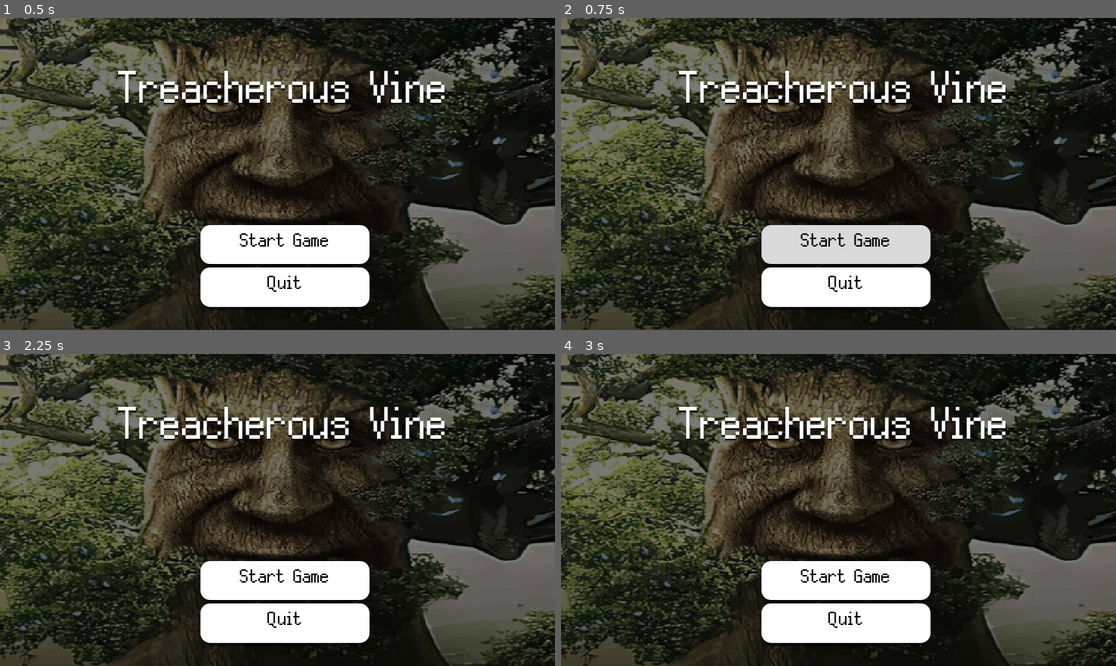
Above: before the commit, frames 1-4 (two rows, left to right).
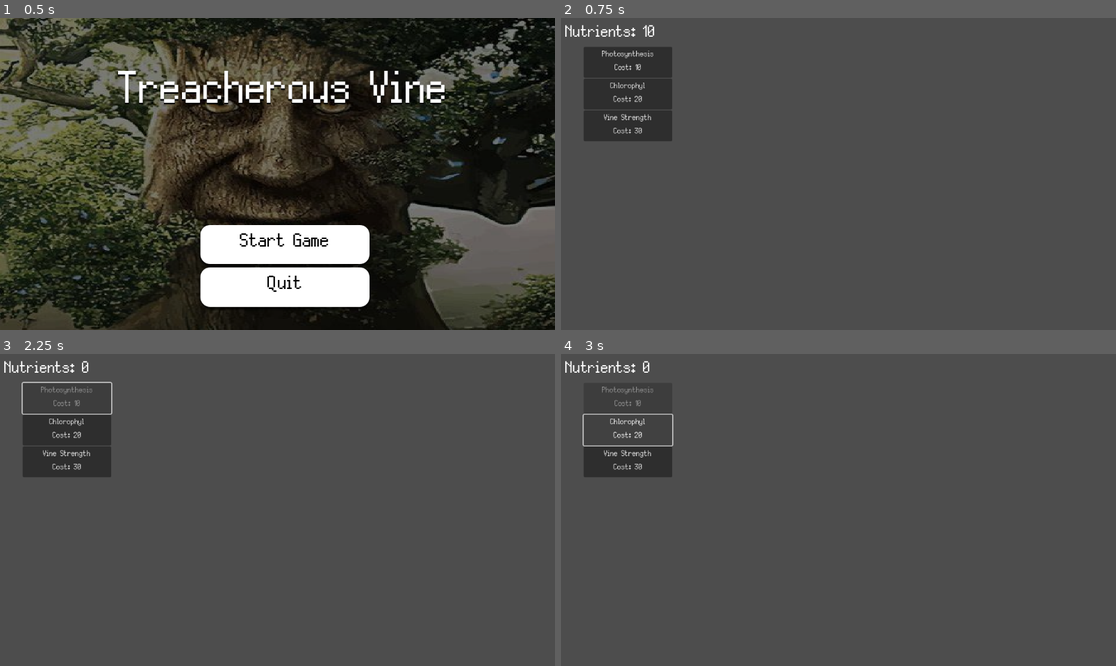
Above: after the commit, the same moments.

Repository: phoenix-of-dawn/dingo-gamejam-2025
Game: Godot game, scene res://Main_Menu.tscn
Two runs of this game, one before a commit and one after it. Both use one fixed random seed, a clock stepped at 60 frames per second and the inputs below.
Inputs (mouse positions are in pixels of both pictures, inside the frame that each line leads up to):
- Up to frame 1 (0.5 s): no input
- Up to frame 2 (0.75 s): click "Start Game" at 0.5 s
- Up to frame 3 (2.25 s): click (283, 581) at 1.25 s, where only the run before the commit has a clickable "Start Game"; click (66, 397) at 2 s, where only the run after the commit has a clickable "Photosynthesis Cost: 10"
- Up to frame 4 (3 s): click (627, 428) at 2.75 s, where only the run after the commit has a clickable "Chlorophyl Cost: 20"

Frame 1 is identical in both runs. In frame 2, 88% of the frame differs, in the area x 0-100%, y 0-100%; in frame 3, 89%; in frame 4, 89%.

Commit message:
Added start

Diff:
--- a/dingo-gamejam/Main_Menu.tscn
+++ b/dingo-gamejam/Main_Menu.tscn
@@ -1,6 +1,7 @@
-[gd_scene load_steps=8 format=3 uid="uid://1ceuvl65q6le"]
+[gd_scene load_steps=9 format=3 uid="uid://bxfo2j2as6ipg"]
 
-[ext_resource type="Texture2D" uid="uid://bxv53cslfxgvb" path="res://Scenes/OIP.jpg" id="1_878yo"]
+[ext_resource type="Texture2D" uid="uid://chdhttlknejlh" path="res://Scenes/OIP.jpg" id="1_878yo"]
+[ext_resource type="Script" path="res://Scripts/main_menu.gd" id="1_asitm"]
 [ext_resource type="FontFile" uid="uid://cgv2xl442kja0" path="res://Assets/Silver.ttf" id="2_rssat"]
 
 [sub_resource type="StyleBoxTexture" id="StyleBoxTexture_fkvpa"]
@@ -47,6 +48,7 @@
 offset_bottom = 6.0
 grow_horizontal = 2
 grow_vertical = 2
+script = ExtResource("1_asitm")
 
 [node name="Panel" type="Panel" parent="."]
 layout_mode = 1
@@ -76,7 +78,7 @@
 grow_vertical = 2
 theme_override_constants/separation = 7
 
-[node name="Button" type="Button" parent="VBoxContainer"]
+[node name="Start" type="Button" parent="VBoxContainer"]
 layout_mode = 2
 size_flags_vertical = 3
 theme_override_colors/font_hover_color = Color(0, 0, 0, 1)
@@ -127,3 +129,5 @@
 text = "Treacherous Vine"
 horizontal_alignment = 1
 vertical_alignment = 1
+
+[connection signal="pressed" from="VBoxContainer/Start" to="." method="_on_start_pressed"]
--- a/dingo-gamejam/Scenes/main.tscn
+++ b/dingo-gamejam/Scenes/main.tscn
@@ -1,18 +1,9 @@
-[gd_scene format=3 uid="uid://c13g62klmxuy2"]
+[gd_scene load_steps=2 format=3 uid="uid://c13g62klmxuy2"]
+
+[ext_resource type="PackedScene" uid="uid://c0avorswms8w6" path="res://Scenes/nutrients.tscn" id="1_o0tfl"]
 
 [node name="Main Menu" type="Node2D"]
 
-[node name="Button" type="Button" parent="."]
-anchors_preset = 8
-anchor_left = 0.5
-anchor_top = 0.5
-anchor_right = 0.5
-anchor_bottom = 0.5
-offset_left = 132.0
-offset_top = 41.0
-offset_right = 282.0
-offset_bottom = 106.0
-grow_horizontal = 2
-grow_vertical = 2
-size_flags_horizontal = 4
-size_flags_vertical = 4
+[node name="Nutrients" parent="." instance=ExtResource("1_o0tfl")]
+offset_right = 278.0
+offset_bottom = 648.0
--- /dev/null
+++ b/dingo-gamejam/Scripts/main_menu.gd
@@ -0,0 +1,7 @@
+extends Control
+
+
+
+
+func _on_start_pressed() -> void:
+	get_tree().change_scene_to_file("res://Scenes/main.tscn")
